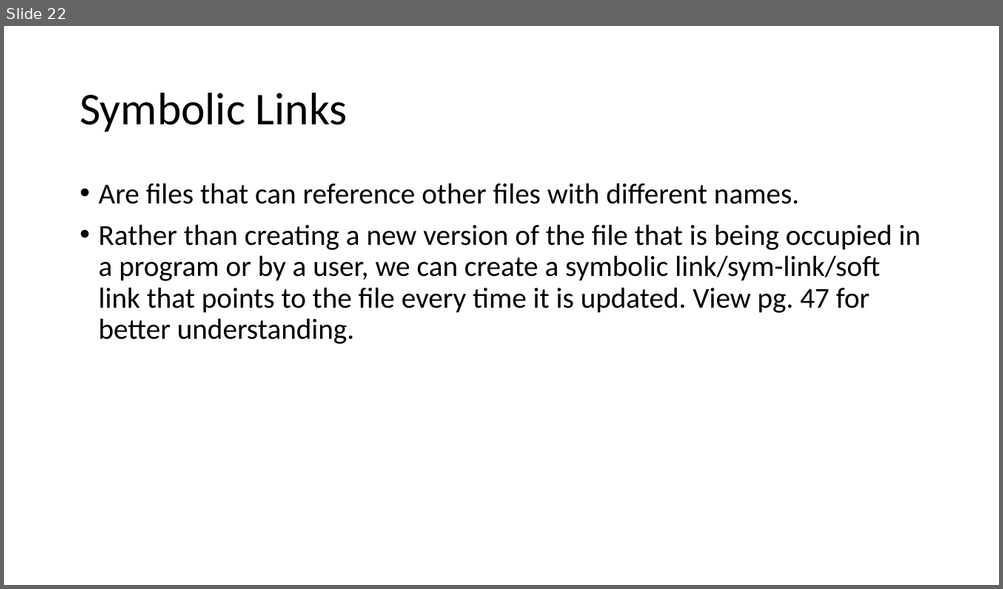
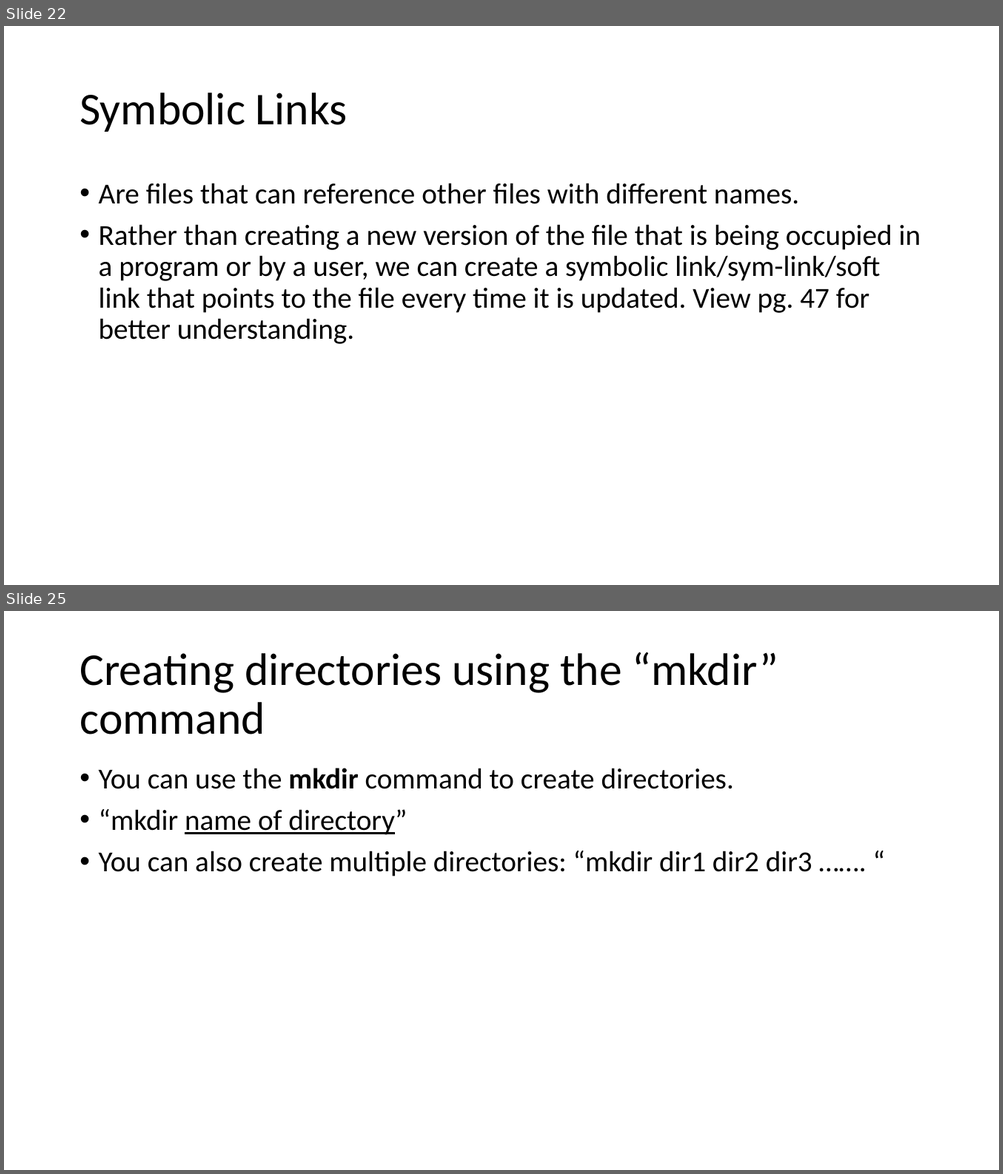
Before and after one commit to znorcross211/CSI402-Notes, a slide deck: Notes/shell-notes.pptx. Shown one above the other, each under a label of ours: slide 22 before the commit, slides 22 and 25 after it; the slides between them are not shown. The pictures are 1003x589 and 1003x1174 pixels, drawn with LibreOffice and Linux fonts; fonts in the diff are those of the drawing. Boxes give left, top, right and bottom in pixels: in the first picture for what was removed or moved away, otherwise in the second. Text is boxed around its words. In the diff, an @@ line names an element or a change of style, - is before the commit and + after.

```diff
--- a/Notes/shell-notes.pptx
+++ b/Notes/shell-notes.pptx
@@ slide 25 added at <box>4,611,999,1170</box>, background #FFFFFF @@
@@ title added at <box>79,652,779,735</box>, 44 pt, text #000000 @@
+Creating directories using the “mkdir” command
@@ text added at <box>99,768,812,877</box>, 28 pt, text #000000 @@
+• You can use the mkdir command to create directories.
+• “mkdir name of directory”
+• You can also create multiple directories: “mkdir dir1 dir2 dir3 ……. “
```
Also in this commit, not shown: 1 slide changed, 2 other slides added.
